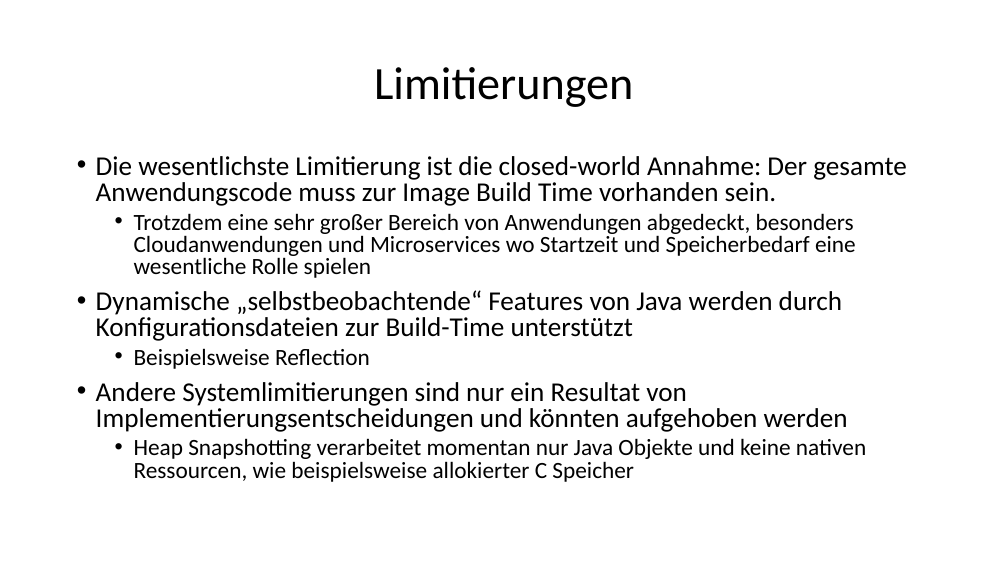
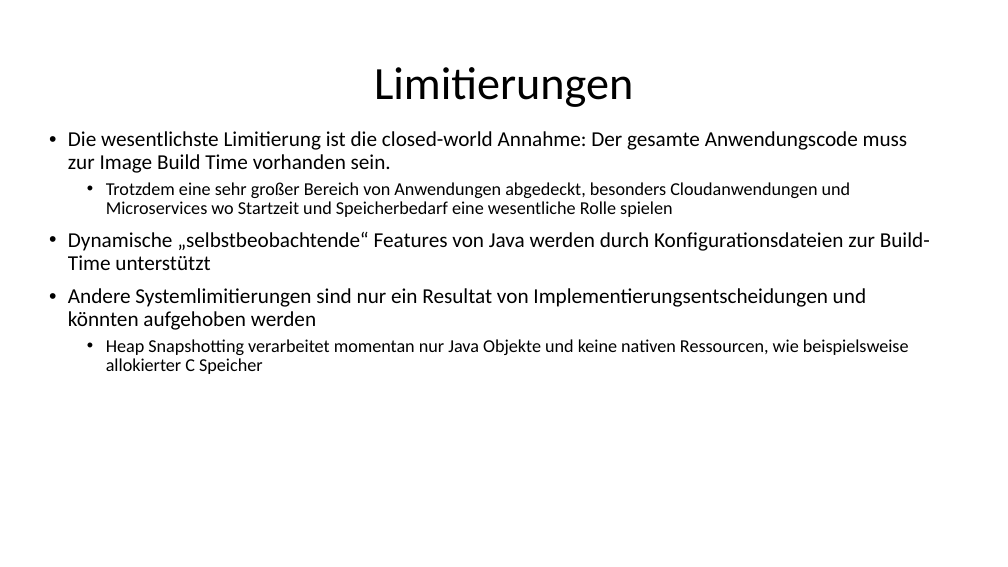
Before and after one commit to ErikSimonsen/Seminar_GraalVM_NativeImage, a slide deck: slide 23 of Seminar-GraalVM-NativeImage.pptx (slide 22 before the commit). Drawn at 1008x567 pixels with LibreOffice and Linux fonts; fonts in the diff are those of the drawing. Boxes give left, top, right and bottom in pixels: in the first picture for what was removed or moved away, otherwise in the second. Text is boxed around its words. In the diff, an @@ line names an element or a change of style, - is before the commit and + after.

```diff
--- a/Seminar-GraalVM-NativeImage.pptx
+++ b/Seminar-GraalVM-NativeImage.pptx
@@ text "Die wesentlichste Limitierung ist die ...": place and size @@
-text "Die wesentlichste Limitierung ist die ..." at (96,156,907,482)
+text "Die wesentlichste Limitierung ist die ..." at (68,131,930,374)
@@ text "Die wesentlichste Limitierung ist die ..." at (68,131,930,374): size 25.9 to 20.2 pt in "Die wesentlichste Limitierung ist die closed-world Annahme: ...", "Dynamische „selbstbeobachtende“ Features von Java werden dur ...", "Andere Systemlimitierungen sind nur ein Resultat von ..."; size 22.2 to 17.3 pt in "Trotzdem eine sehr großer Bereich von Anwendungen ...", "Heap Snapshotting verarbeitet momentan nur Java Objekte ..."; line spacing 0.8 to 0.9 @@
@@ text at (134,348,370,369): paragraph removed @@
-  • Beispielsweise Reflection
```
Also in this commit, not shown: 17 other slides changed, 1 slide added, 1 other file.
